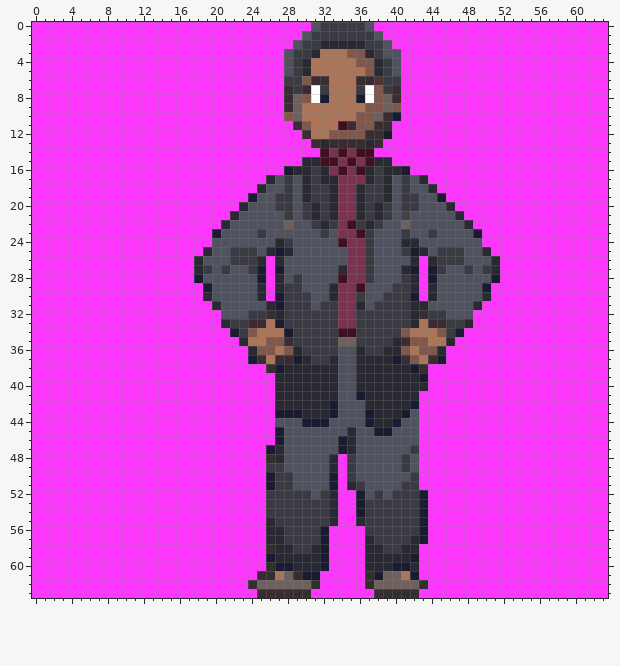
Pixel-art sprite: graphics/samuel_speech/samuel.png. The first picture shows the starting point.
The file is 64x64 pixels. Colours within 5 levels of each other are drawn and written as one.
New version:
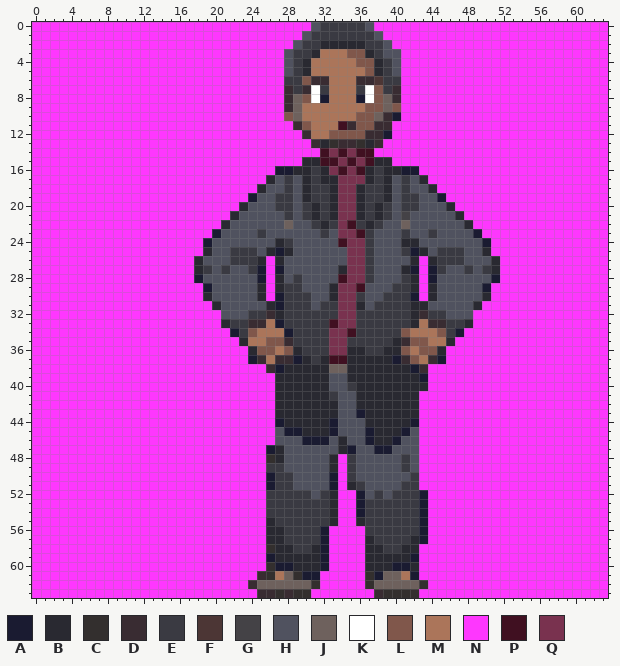
Palette (. is transparent): A #1a1b31  B #292931  C #332f2e  D #392c32  E #3a3a42  F #4c3635  G #444246  H #50525f  J #6e615d  K #ffffff  L #80574b  M #ab755a  N #fe37fe  P #401021  Q #79324f
Commit: Improve Samuel Speech Front Sprites Update fade speed.
Edits made:
y 16: x 27 N -> A; x 42 N -> A
y 24: x 19 N -> A; x 50 N -> A
y 33: x 33 E -> P
y 34: x 33..34 EP -> QQ
y 35: x 33..35 EJJ -> QQE
y 36: x 33..35 EHH -> QQB
y 37: x 32..35 EBHH -> BPPB
y 38: x 33..35 BHH -> JJB
y 39: x 33 B -> H; x 35 H -> B
y 40: x 33 B -> H; x 35 H -> E
y 41: x 33 B -> E; x 36 A -> B
y 42: x 33 A -> B; x 36 H -> B; x 42 A -> B
y 43: x 27..29 AAA -> BBB; x 33 A -> B; x 36..37 HA -> AB; x 41..42 AH -> BB
y 44: x 27..33 HHHAAAH -> ABBBBBA; x 37 A -> B; x 40..42 AHH -> BBA
y 45: x 27..33 AHHHHHH -> HAABBBA; x 35 B -> H; x 37..41 HAAHH -> ABBBA
y 46: x 27 A -> H; x 30..32 HHH -> AAA; x 34..35 AB -> BH; x 37..40 HHHH -> ABBA
y 47: x 34..35 AB -> BA; x 38..39 HH -> AA; x 42 E -> H
Boxes around the changes in both pictures, in picture pixels (x1, y1, x2, y2):
changed: (275, 166, 284, 175)
changed: (410, 166, 419, 175)
changed: (203, 238, 212, 247)
changed: (482, 238, 491, 247)
changed: (275, 319, 419, 454)
